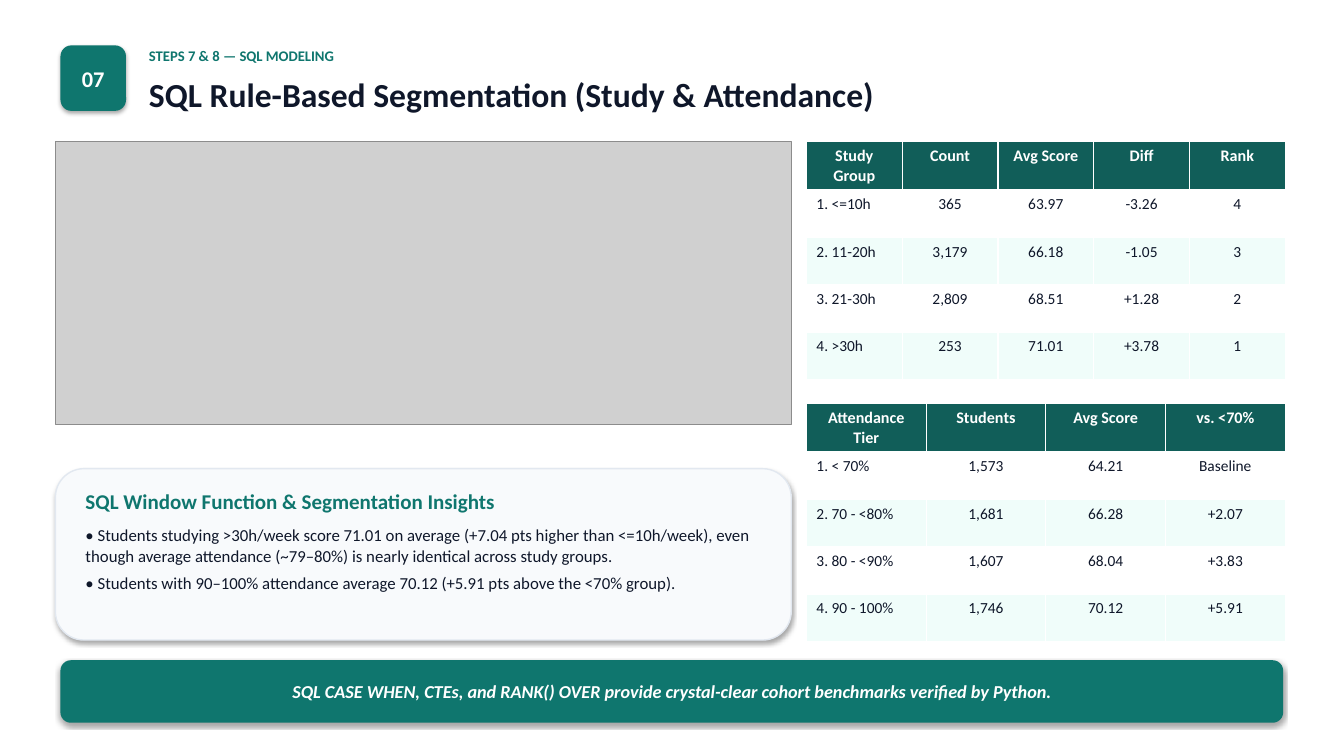
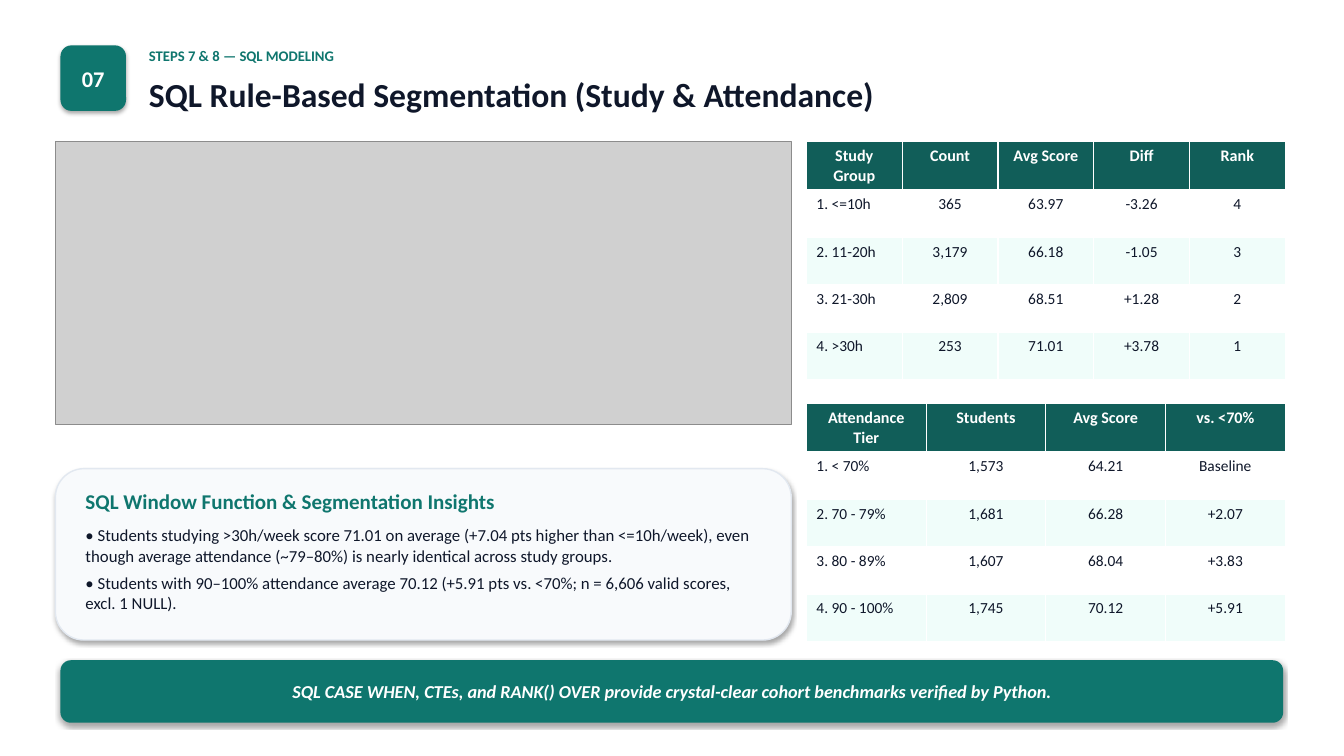
Before and after one commit to baole16/ADY201m, a slide deck: slide 9 of 2_Slide/Slide.pptx. Drawn at 1344x756 pixels with LibreOffice and Linux fonts; fonts in the diff are those of the drawing; grey boxes stand for pictures. Boxes give left, top, right and bottom in pixels: in the first picture for what was removed or moved away, otherwise in the second. Text is boxed around its words. In the diff, an @@ line names an element or a change of style, - is before the commit and + after.

```diff
--- a/2_Slide/Slide.pptx
+++ b/2_Slide/Slide.pptx
@@ table at (807,403,1287,640) @@
-row 3, column 1: 2. 70 - <80%
+row 3, column 1: 2. 70 - 79%
-row 4, column 1: 3. 80 - <90%
+row 4, column 1: 3. 80 - 89%
-row 5, column 2: 1,746
+row 5, column 2: 1,745
@@ text at (85,577,730,611): text changed @@
-• Students with 90–100% attendance average 70.12 (+5.91 pts above the <70% group).
+• Students with 90–100% attendance average 70.12 (+5.91 pts vs. <70%; n = 6,606 valid scores, excl. 1 NULL).
```
Also in this commit, not shown: 3 other slides changed, 29 other files.
